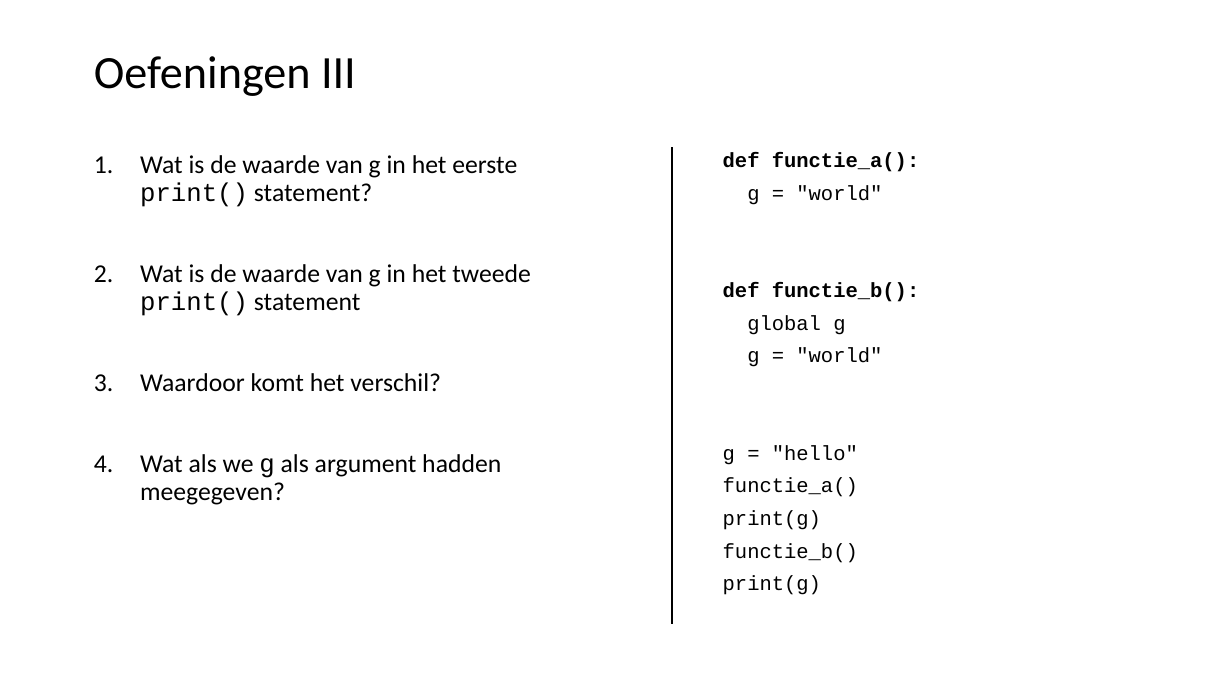
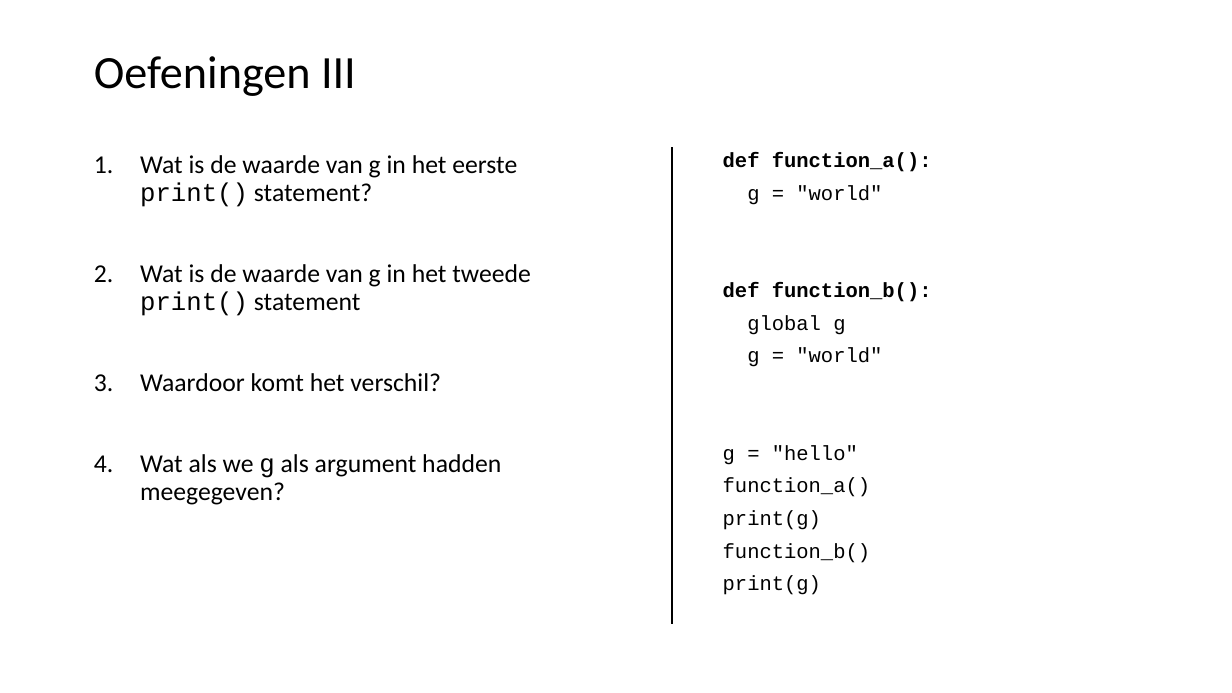
Before and after one commit to LFKoning/knowledge-sharing, a slide deck: slide 42 of python_trainees/1_basics_classes/python_traineeship_1.pptx. Drawn at 1232x693 pixels with LibreOffice and Linux fonts; fonts in the diff are those of the drawing. Boxes give left, top, right and bottom in pixels: in the first picture for what was removed or moved away, otherwise in the second. Text is boxed around its words. In the diff, an @@ line names an element or a change of style, - is before the commit and + after.

```diff
--- a/python_trainees/1_basics_classes/python_traineeship_1.pptx
+++ b/python_trainees/1_basics_classes/python_traineeship_1.pptx
@@ text at box(723, 152, 932, 172): text changed @@
-def functie_a():
+def function_a():
@@ text at box(723, 283, 932, 302): text changed @@
-def functie_b():
+def function_b():
@@ text at box(723, 478, 870, 497): text changed @@
-functie_a()
+function_a()
@@ text at box(723, 543, 870, 563): text changed @@
-functie_b()
+function_b()
```
Also in this commit, not shown: 4 other slides changed, 15 other files.
